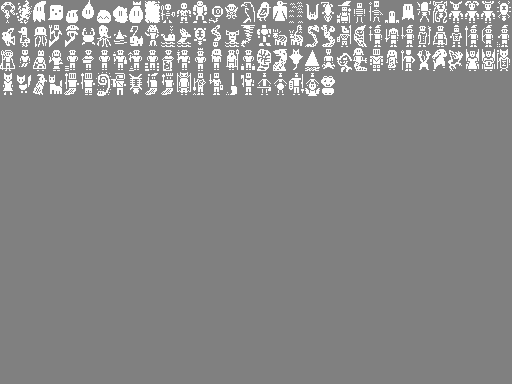
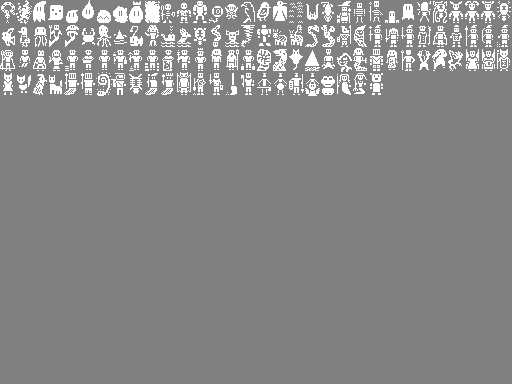
Layered file, before and after one edit (512px x 384px). Changes by layer:
painted on "Background" over <box>324,73,383,95</box>
